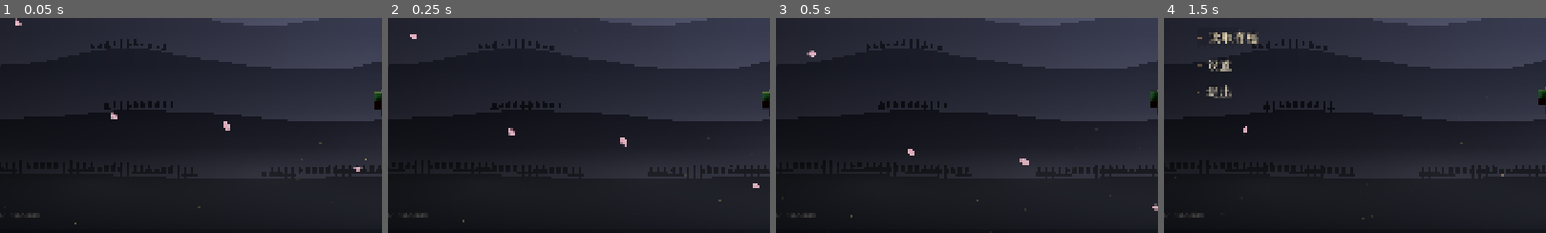
Above: before the commit, frames 1-4 (left to right).
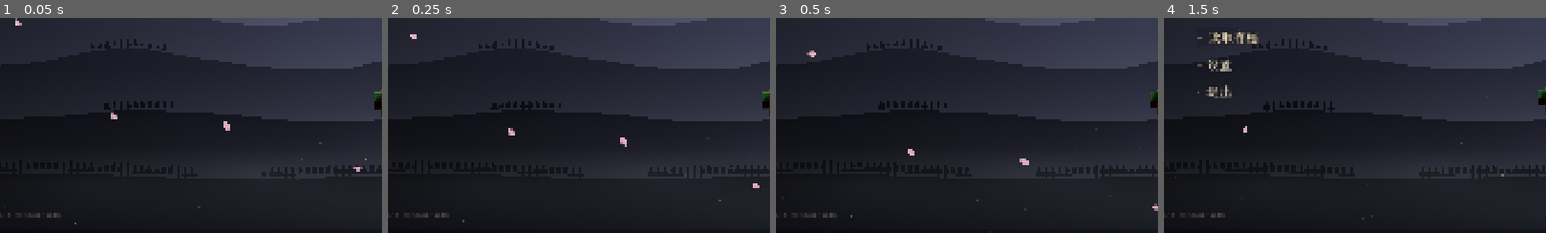
Above: after the commit, the same moments.

Repository: 56QAQ/xiuxian
Game: Godot game, scene res://scenes/main_menu.tscn
Two runs of this game, one before a commit and one after it. Both use one fixed random seed, a clock stepped at 60 frames per second and the inputs below.
Inputs (mouse positions are % of the whole screen's width and height, from its top left):
- Up to frame 1 (0.05 s): no input
- Up to frame 2 (0.25 s): no input
- Up to frame 3 (0.5 s): no input
- Up to frame 4 (1.5 s): tap Enter at 0.5 s; move the mouse to (72, 45) at 0.52 s; hold D (move_right) 0.53-1.25 s; hold Right mouse button (bolt) 0.53-1.25 s; click (72, 45) at 0.67 s; tap Space (jump) at 0.77 s; drag from (30, 55) to (45, 70) at 1.27 s
The pictures show only the part of the screen within x 2-52%, y 50-100%; the shares and areas given below are measured in that part.

The runs differ from the first frame. In frame 1, 0.1% of the frame differs, in the area x 2-16%, y 90-93%; in frame 2, 0.1%; in frame 3, 0.1%; in frame 4, 0.1%.

Commit message:
Prep v0.15: Nameplate class, damage numbers under HUD, version bump
Co-Authored-By: Claude Opus 5.5 <noreply@anthropic.com>
Claude-Session: https://claude.ai/code/session_01PLToR4mfy5zvBxEC3YTSQu

Diff:
--- a/project.godot
+++ b/project.godot
@@ -7,7 +7,7 @@
 
 config/name="问道长生"
 config/description="修仙开放世界 RPG：体素画风、AC4 式高速斗法、五行构筑、秘境搜打撤。"
-config/version="0.1.0"
+config/version="0.15.0"
 run/main_scene="res://scenes/main_menu.tscn"
 config/features=PackedStringArray("4.4", "Forward Plus")
 config/icon="res://icon.svg"
--- a/src/actors/beast_actor.gd
+++ b/src/actors/beast_actor.gd
@@ -12,6 +12,7 @@
 var enemy_id: String = ""
 var def: Dictionary = {}
 var ai: BeastAI
+var nameplate: Nameplate
 var size: float = 1.0
 var speed: float = 8.0
 var action: String = ""
@@ -67,6 +68,10 @@
 	combatant.faction = "beast"
 	combatant.setup(st, realm, stage, str(def.get("element", Elem.NONE)))
 	combatant.died.connect(_on_died)
+	nameplate = Nameplate.new()
+	nameplate.name = "Nameplate"
+	add_child(nameplate)
+	nameplate.setup(combatant, 1.3 * size + 0.6, "首领" if def.get("boss", false) else "")
 	combatant.poise_broken.connect(func() -> void: _stagger(0.8))
 	_build_rig()
 
@@ -332,6 +337,8 @@
 
 func _on_died(killer: Combatant) -> void:
 	action = "dead"
+	if nameplate != null:
+		nameplate.visible = false
 	collision_layer = 0
 	if rig is CharacterRig and has_clip("death"):
 		(rig as CharacterRig).play("death")
--- a/src/actors/humanoid_actor.gd
+++ b/src/actors/humanoid_actor.gd
@@ -34,7 +34,7 @@
 var bolt_element: String = Elem.NONE
 var is_player: bool = false
 var trail: WeaponTrail
-var nameplate: Label3D
+var nameplate: Nameplate
 
 # ---------------------------------------------------------------- 意图（控制器写入）
 var in_move: Vector3 = Vector3.ZERO
@@ -166,28 +166,15 @@
 
 
 func _make_nameplate() -> void:
-	nameplate = Label3D.new()
-	nameplate.billboard = BaseMaterial3D.BILLBOARD_ENABLED
-	nameplate.font = load("res://assets/fonts/XianKai-Medium.ttf")
-	nameplate.font_size = 40
-	nameplate.pixel_size = 0.005
-	nameplate.outline_size = 8
-	nameplate.position = Vector3(0, 2.25, 0)
-	nameplate.no_depth_test = false
+	nameplate = Nameplate.new()
+	nameplate.name = "Nameplate"
 	add_child(nameplate)
-	update_nameplate()
+	nameplate.setup(combatant, 2.25)
 
 
 func update_nameplate() -> void:
-	if nameplate == null:
-		return
-	nameplate.text = "%s\n%s" % [combatant.display_name, DB.realm_name(combatant.realm, combatant.stage)]
-	var player := get_tree().get_first_node_in_group("player") if is_inside_tree() else null
-	var pc := CombatUtil.combatant_of(player)
-	if pc != null and combatant.is_hostile_to(pc):
-		nameplate.modulate = Color(1.0, 0.45, 0.4)
-	else:
-		nameplate.modulate = Color(0.92, 0.95, 1.0)
+	if nameplate != null:
+		nameplate.refresh()
 
 
 # ================================================================ 查询
--- a/src/realm/secret_realm.gd
+++ b/src/realm/secret_realm.gd
@@ -348,7 +348,9 @@
 	b.ai.aggro = 18.0
 	b.ai.leash = 40.0
 	b.set_meta("boss", true)
-	b.combatant.display_name = "【首领】" + b.combatant.display_name
+	if b.nameplate != null:
+		b.nameplate.subtitle = "首领"
+		b.nameplate.refresh()
 
 
 ## 已接的“秘境寻物”任务：把任务物品藏进某个容器
--- /dev/null
+++ b/src/ui/hud/nameplate.gd
@@ -0,0 +1,38 @@
+class_name Nameplate
+extends Node3D
+## 头顶名牌（修士与妖兽）：名字、境界、敌我着色。由角色在生成时挂载，调用 refresh() 更新。
+## 表现（样式、显示距离）归 HUD/界面模块负责。
+
+var combatant: Combatant
+var subtitle: String = ""
+var label: Label3D
+
+
+func setup(c: Combatant, height: float, sub: String = "") -> void:
+	combatant = c
+	subtitle = sub
+	position = Vector3(0, height, 0)
+	label = Label3D.new()
+	label.billboard = BaseMaterial3D.BILLBOARD_ENABLED
+	label.font = load("res://assets/fonts/XianKai-Medium.ttf")
+	label.font_size = 40
+	label.pixel_size = 0.005
+	label.outline_size = 8
+	label.no_depth_test = false
+	add_child(label)
+	refresh()
+
+
+func refresh() -> void:
+	if combatant == null or label == null:
+		return
+	var line2 := DB.realm_name(combatant.realm, combatant.stage)
+	if subtitle != "":
+		line2 = subtitle + " · " + line2
+	label.text = "%s\n%s" % [combatant.display_name, line2]
+	var player := get_tree().get_first_node_in_group("player") if is_inside_tree() else null
+	var pc := CombatUtil.combatant_of(player)
+	if pc != null and combatant.is_hostile_to(pc):
+		label.modulate = Color(1.0, 0.45, 0.4)
+	else:
+		label.modulate = Color(0.92, 0.95, 1.0)
--- a/src/ui/main_menu.gd
+++ b/src/ui/main_menu.gd
@@ -2,7 +2,7 @@
 ## 主菜单（scenes/main_menu.tscn）：水墨远山 + 浮空仙岛上打坐的体素修士（3D，透明叠加）+ 飘落花瓣 + 灵气微光。
 ## 按钮：新的仙途 / 继续仙途 / 读取存档 / 设置 / 退出。
 
-const VERSION_TEXT := "v0.1「初入仙途」"
+const VERSION_TEXT := "v0.15「初入仙途 · 画卷」"
 
 var ui: UIManager
 var _vp: SubViewport
Renamed: src/combat/damage_numbers.gd -> src/ui/hud/damage_numbers.gd
Renamed: src/combat/damage_numbers.gd.uid -> src/ui/hud/damage_numbers.gd.uid
Not shown, added: src/ui/hud/nameplate.gd.uid
